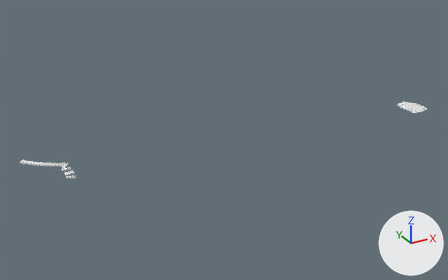
The FBX model Assets/Environment/Unique/Scene_A/SM_Scene_A_MEtal001.fbx, before and after one commit.
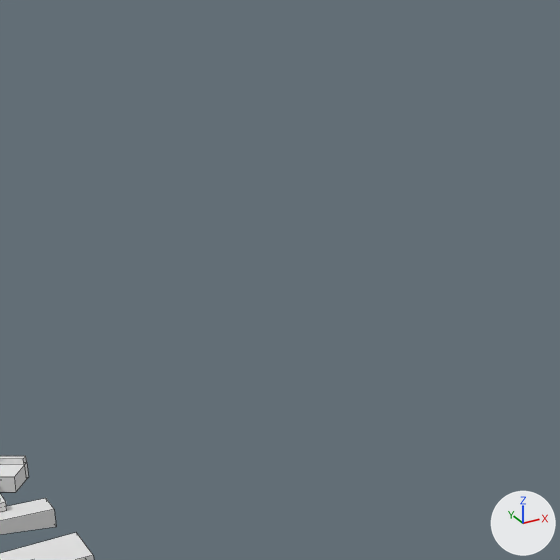
Each version is shown whole from a 50 mm camera at (-149.2, -279.0, 139.7) aimed at (1.1, -5.7, 3.0), then close up on the part from 15% to 26% of the width and 43% to 62% of the height. Lighting does not change. The marker at lower right points along +X, +Y and +Z. The close-ups show mesh edges as thin lines. Where no turn or scale is listed for an object, it has been applied to the vertices.

Script lines for the objects in view, before the commit:
```python
me_cube_231 = bpy.data.meshes.new('Cube.231')
me_cube_231.from_pydata(...)  # 104 vertices, 92 faces; spans x -105.0..117.0, y -43.0..4.0, z 10.0..13.0
me_cube_231.materials.append(mat_rust)  # its picture is missing
ob_sm_scene_a_metal001 = bpy.data.objects.new('SM_Scene_A_MEtal001', me_cube_231)
ob_sm_scene_a_metal001.location = (0.0, 0.0, 0.0)
```
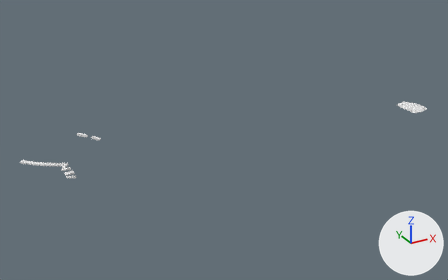
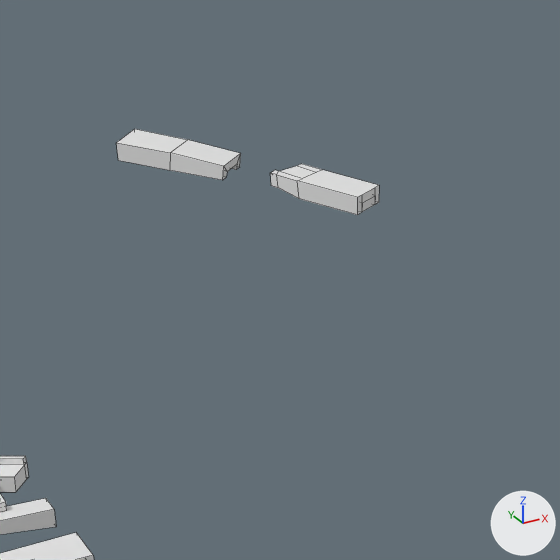
The change, as a list of edits to the scene's bpy script:
```text
Change me_cube_231:
    used by ob_sm_scene_a_metal001; location = (0.0, 0.0, 0.0)
    remove me_cube_231.from_pydata(...)  # 104 vertices, 92 faces; spans x -105.0..117.0, y -43.0..4.0, z 10.0..13.0
    add me_cube_231.from_pydata(...)  # 163 vertices, 144 faces; spans x -105.0..117.0, y -43.0..33.0, z 6.0..13.0
    me_cube_231 part 1: a new loose piece of 35 vertices spanning x -64.0..-59.0, y 20.0..25.0, z 6.0..7.0, in mat_rust (its picture is missing)
    me_cube_231 part 2: a new loose piece of 24 vertices spanning x -70.0..-64.0, y 27.0..33.0, z 6.0..7.0, in mat_rust (its picture is missing)
```

Boxes [x1, y1, x2, y2] around the edits, measured in the close-ups (560 x 560 px):
'SM_Scene_A_MEtal001', reshaped
    before: [0, 456, 94, 560]
    after: [0, 129, 379, 560]
part 1 of me_cube_231, added
    after: [271, 164, 379, 215]
part 2 of me_cube_231, added
    after: [117, 129, 241, 180]
